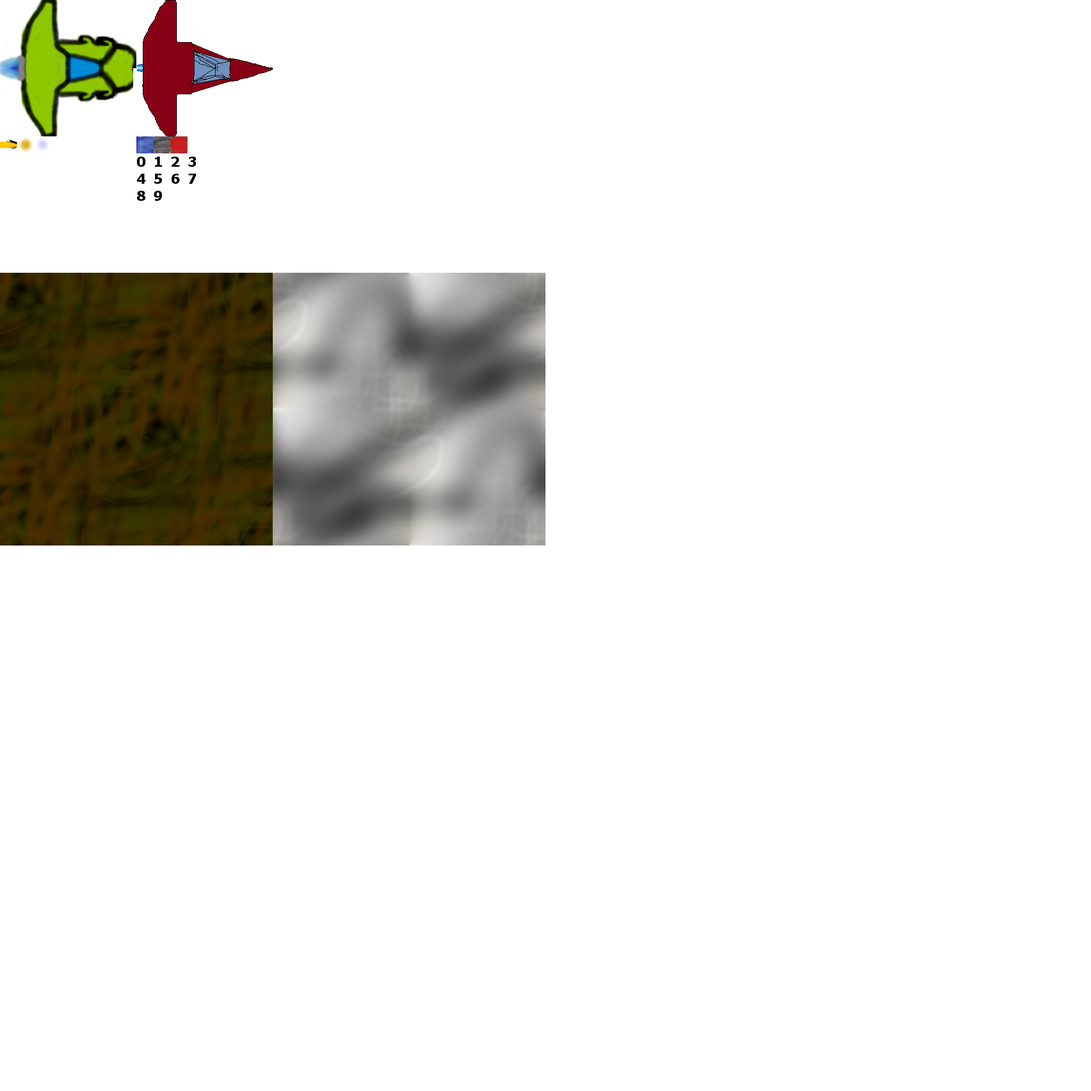
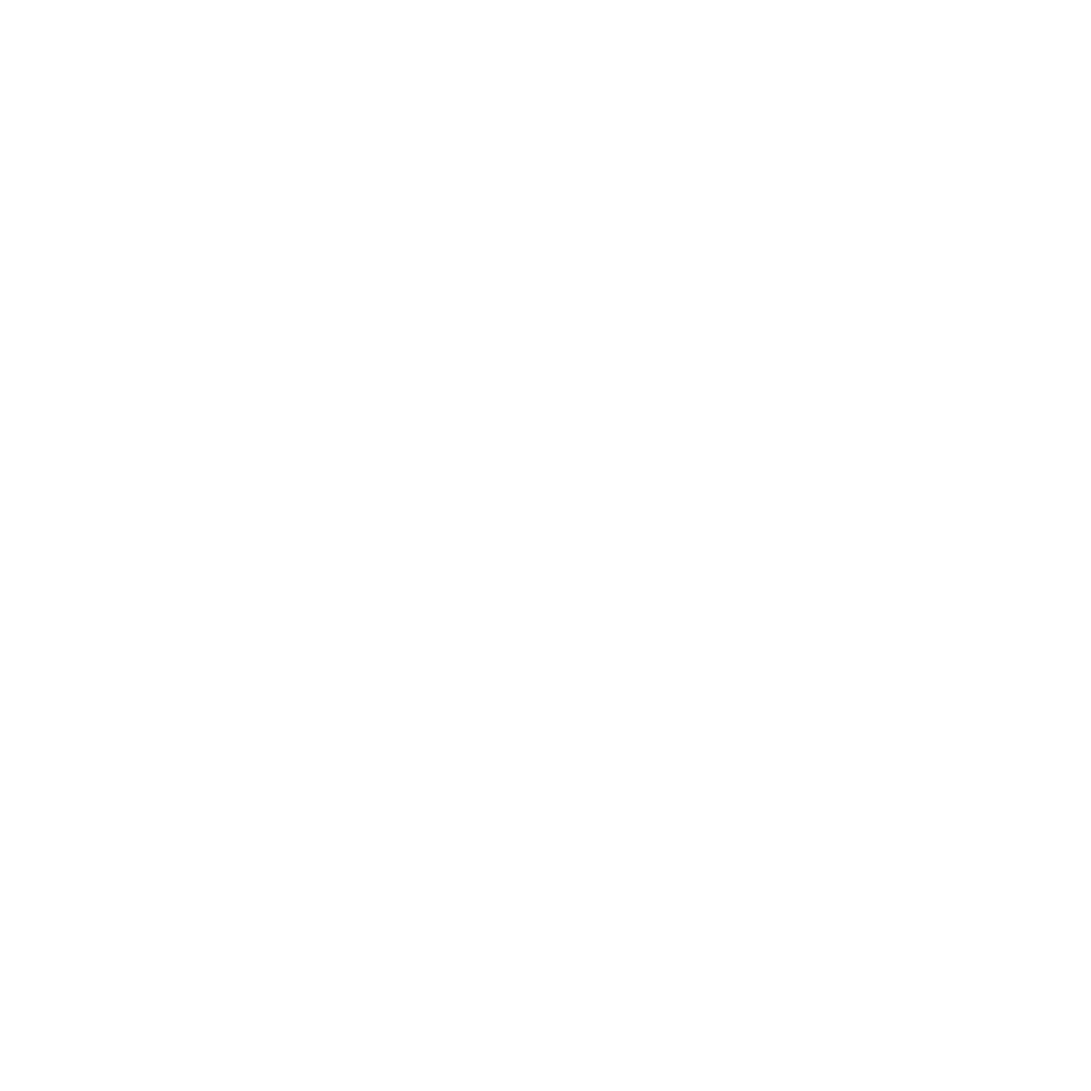
Layered file, before and after one edit (1091×1091). Changes by layer:
added layer "X" above "W" over left=119, top=74, right=134, bottom=90
added layer "W" above "V" over left=103, top=76, right=120, bottom=90
added layer "V" above "U" over left=85, top=74, right=100, bottom=90
added layer "U" above "T" over left=69, top=74, right=83, bottom=90
moved "2" above "5 ...", painted on it over left=136, top=107, right=180, bottom=167
moved "4" above "0", painted on it over left=136, top=136, right=146, bottom=184
painted on "9" over left=136, top=190, right=163, bottom=201
painted on "7" over left=136, top=173, right=197, bottom=201
painted on "6" over left=136, top=173, right=180, bottom=201
renamed "Oderwana warstwa" to "c", moved it above "b", painted on it over left=35, top=137, right=51, bottom=152
renamed "Player Orb 2" to "b", moved it above "a", painted on it over left=18, top=137, right=34, bottom=153
removed layer "tło 2" over left=272, top=272, right=546, bottom=546
removed layer "hp_red" over left=170, top=136, right=188, bottom=154
removed layer "statek" over left=0, top=0, right=137, bottom=137
removed layer "przeciwnik" over left=136, top=0, right=273, bottom=137
removed layer "HP" over left=153, top=136, right=171, bottom=154
removed layer "cooling" over left=136, top=136, right=154, bottom=154
removed layer "textura tła" over left=0, top=272, right=273, bottom=546
painted on "3" over left=136, top=107, right=197, bottom=167
added layer "S" above "R" over left=35, top=73, right=48, bottom=90
added layer "Q" above "P" over left=1, top=73, right=16, bottom=94
added layer "O" above "N" over left=103, top=39, right=118, bottom=56
added layer "N" above "M" over left=87, top=39, right=100, bottom=56
added layer "M" above "L" over left=70, top=39, right=85, bottom=56
…and 17 more changes (12 added, 2 painted, 3 removed, 1 renamed, 1 stack)
